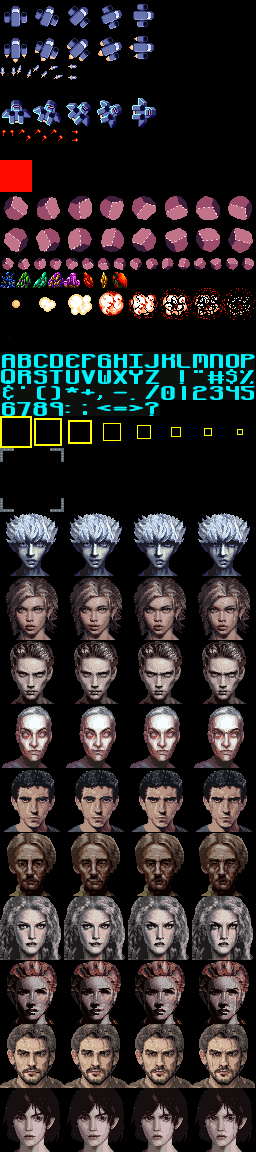
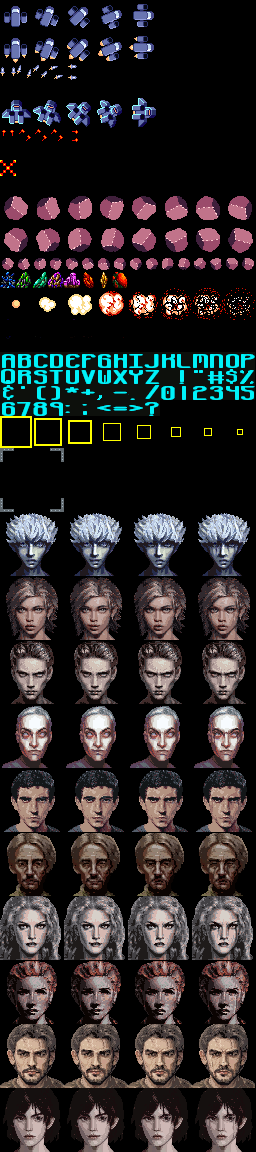
Layered file, before and after one edit (256px x 1152px). Changes by layer:
painted on "Background" over (0, 160, 32, 192)
